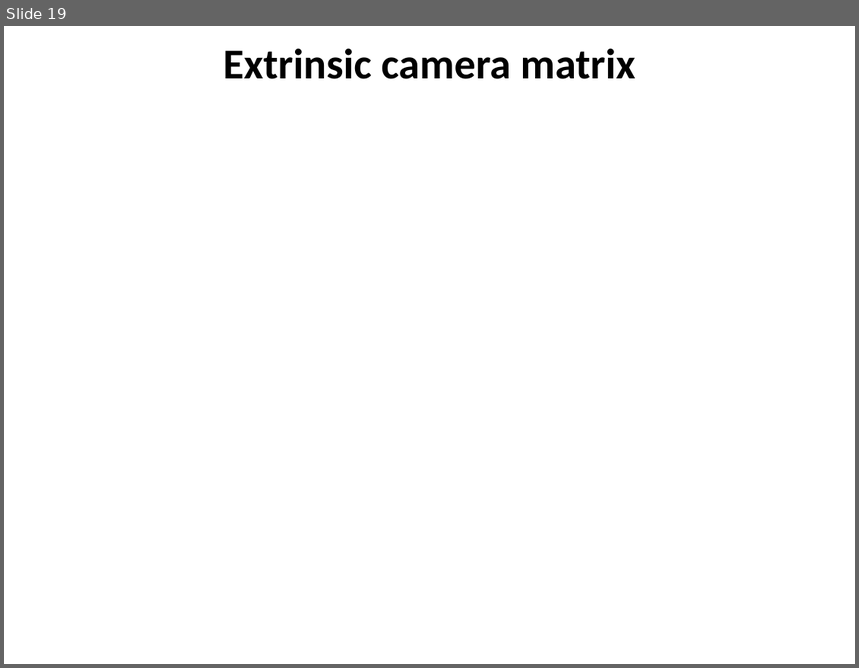
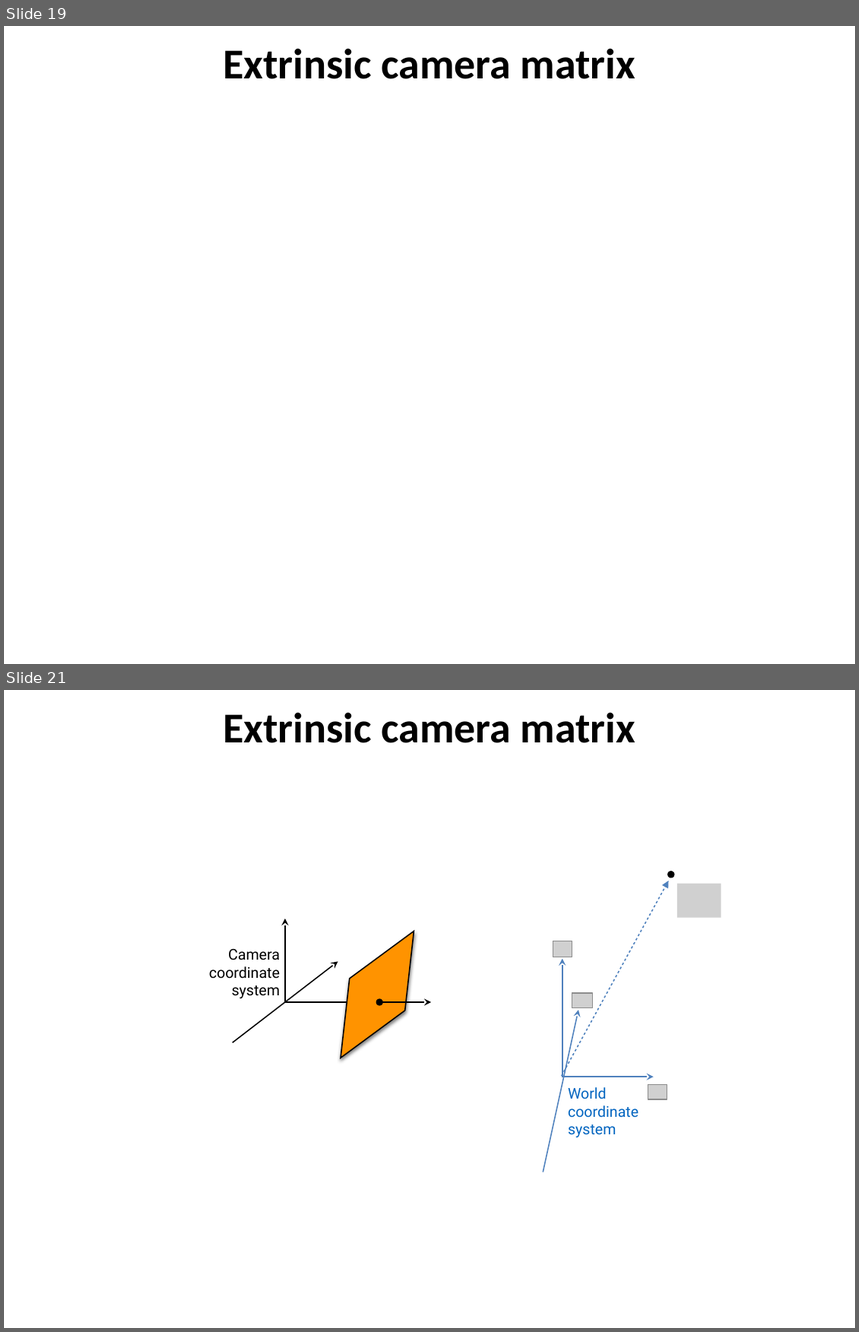
Before and after one commit to YoniChechik/AI_is_Math, a slide deck: c_07_camera_calibration/camera calibration.pptx. Shown one above the other, each under a label of ours: slide 19 before the commit, slides 19 and 21 after it; the slides between them are not shown. The pictures are 859x668 and 859x1332 pixels, drawn with LibreOffice and Linux fonts; fonts in the diff are those of the drawing; grey boxes stand for pictures; background and template pictures are left out. Boxes give left, top, right and bottom in pixels: in the first picture for what was removed or moved away, otherwise in the second. Text is boxed around its words. In the diff, an @@ line names an element or a change of style, - is before the commit and + after.

Commit message:
finished camera calib

```diff
--- a/c_07_camera_calibration/camera calibration.pptx
+++ b/c_07_camera_calibration/camera calibration.pptx
@@ slide 21 added at (4, 690, 855, 1328), background #FFFFFF @@
@@ title added at (223, 712, 636, 743), 36 pt, text #000000, bold @@
+Extrinsic camera matrix
@@ arrow added from (562, 1076) to (669, 881), #4F81BD 1 pt @@
@@ arrow added from (671, 873) to (671, 875), #000000 2 pt @@
@@ picture added at (677, 883, 721, 917) @@
@@ freeform shape added at (313, 916, 442, 1074), fill #FF9300, outline #000000 1 pt @@
@@ arrow added from (285, 1002) to (285, 919), #000000 1 pt @@
@@ text added at (209, 949, 280, 999), 12.7 pt, text #000000 @@
+Camera coordinate system
@@ arrow added from (232, 1043) to (338, 961), #000000 1 pt @@
@@ picture added at (553, 941, 572, 958) @@
@@ arrow added from (563, 1076) to (563, 959), #4F81BD 1 pt @@
@@ line added from (285, 1002) to (350, 1002), #000000 1 pt @@
@@ double arrow added from (379, 1002) to (431, 1002), #000000 1 pt @@
@@ picture added at (572, 993, 592, 1008) @@
@@ arrow added from (543, 1173) to (579, 1010), #4F81BD 1 pt @@
@@ arrow added from (562, 1078) to (654, 1078), #4F81BD 1 pt @@
@@ text added at (568, 1087, 639, 1138), 12.7 pt, text #0365C0 @@
+World coordinate system
@@ picture added at (648, 1085, 667, 1100) @@
```
Also in this commit, not shown: 21 other slides added.
